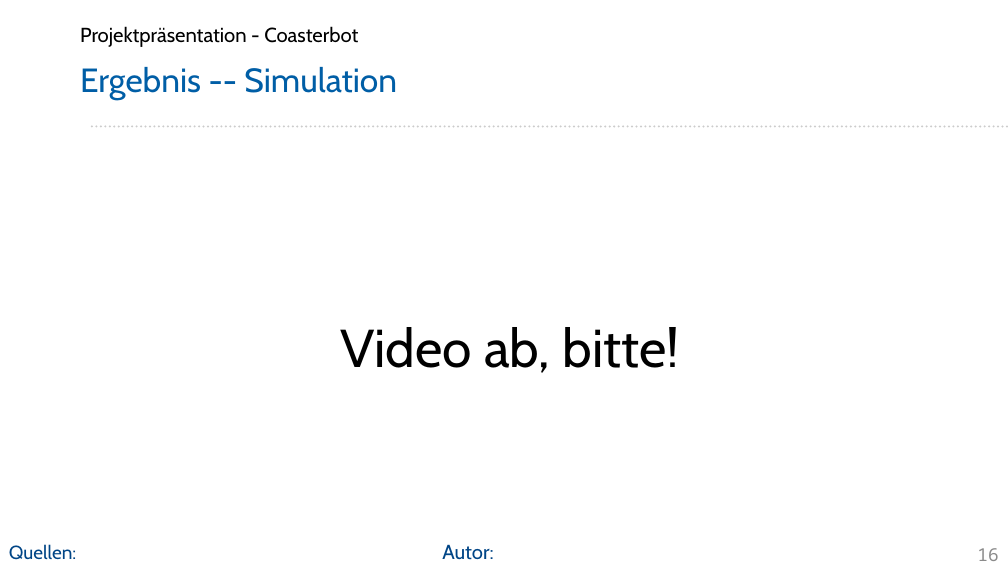
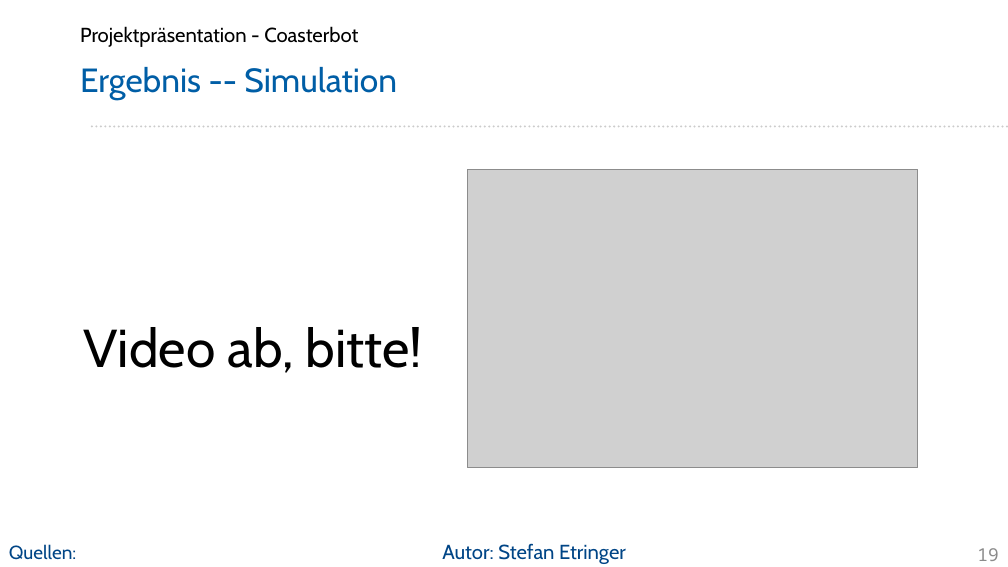
Before and after one commit to Project-CoasterBot/coasterbot, a slide deck: slide 19 of M6_Projekträsentation/se_Projektpräsentation_Coasterbot.odp (slide 16 before the commit). Drawn at 1008x567 pixels with LibreOffice and Linux fonts; fonts in the diff are those of the drawing; grey boxes stand for pictures; background and template pictures are left out. Boxes give left, top, right and bottom in pixels: in the first picture for what was removed or moved away, otherwise in the second. Text is boxed around its words. In the diff, an @@ line names an element or a change of style, - is before the commit and + after.

Commit message:
Bilder eingefügt, Text angepasst

```diff
--- a/M6_Projekträsentation/se_Projektpräsentation_Coasterbot.odp
+++ b/M6_Projekträsentation/se_Projektpräsentation_Coasterbot.odp
@@ text "Video ab, bitte!" at bbox=[84, 327, 423, 373]: alignment centre to left @@
@@ picture added at bbox=[467, 169, 918, 468] @@
@@ text at bbox=[442, 543, 626, 564]: text changed @@
-Autor:
+Autor: Stefan Etringer
@@ page number at bbox=[977, 548, 998, 561]: text changed @@
-16
+19
```
Also in this commit, not shown: 10 other slides changed, 4 slides added, 1 slide removed.
